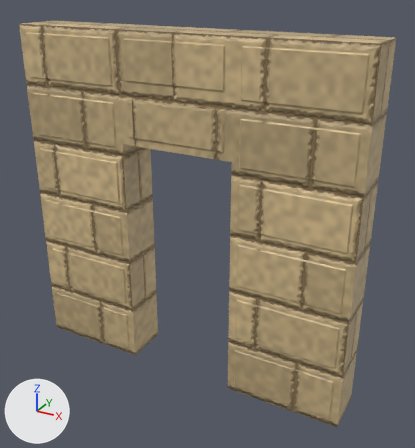
A saved change to the FBX model Assets/_Project/Models/BuildingKit/Kit_Stone/Kit_Stone_WallDoor.fbx.
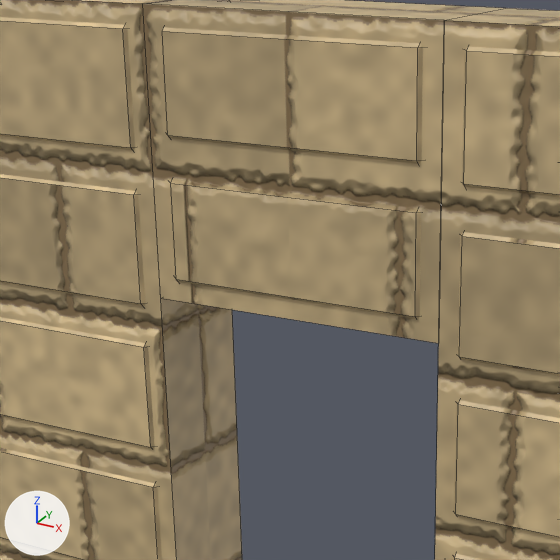
Each version appears first whole from a camera (50 mm lens) standing at (2.33, -3.89, 3.4) and looking at (0.16, 0.05, 1.43), and next in a close-up on the part from 14% to 67% of the width and 6% to 55% of the height. Every picture has the same lights, and +X, +Y and +Z are marked at lower left. The older version's two pictures come first. The close-ups show mesh edges as thin lines. Objects named as collision shapes, trigger or cutter boxes, shadow casters or lower levels of detail are left out. Where no turn or scale is listed for an object, it has been applied to the vertices.

Names of what the first close-up shows: 'Kit_Stone_WallDoor_LOD0'.
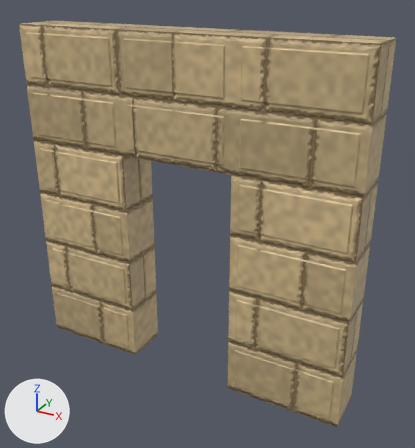
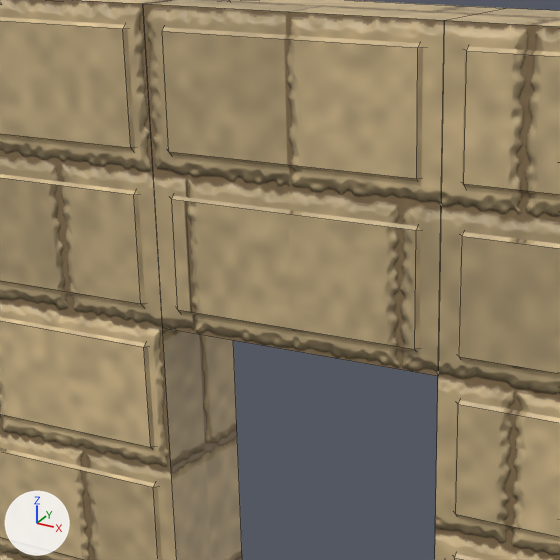
What differs and where, as boxes (x1, y1, x2, y2) in the close-ups (560 x 560 px; the box of a moved part takes in the faces that stretch with it):
```json
{"part": 1, "of": "me_kit_stone_walldoor_lod0", "change": "moved or reshaped", "before": [170, 180, 421, 319], "after": [171, 196, 421, 352]}
{"part": 2, "of": "me_kit_stone_walldoor_lod0", "change": "moved or reshaped", "before": [143, 4, 444, 343], "after": [143, 4, 444, 376]}
{"part": 3, "of": "me_kit_stone_walldoor_lod0", "change": "moved or reshaped", "before": [161, 31, 423, 164], "after": [161, 31, 423, 182]}
```

Scene script edits in JSON lines:
```json
{"block": "me_kit_stone_walldoor_lod0", "where": "me_kit_stone_walldoor_lod0.from_pydata(...)  # 356 vertices, 382 faces; spans x -1.5..1.5, y -0.21..0.21, z 0.0..3.0"}
{"block": "me_kit_stone_walldoor_lod0", "where": "# used by ob_kit_stone_walldoor_lod0; location = (0.0, 0.0, 0.0)"}
{"block": "me_kit_stone_walldoor_lod0", "where": "# verts and faces of me_kit_stone_walldoor_lod0; kept vertices keep their numbers, new ones are numbered from 356"}
{"block": "me_kit_stone_walldoor_lod0", "where": "# before: 302 (-0.5, -0.2, 2.1) at pixel (160, 298), 304 (-0.5, 0.2, 2.1), 306 (0.5, -0.2, 2.1) at pixel (438, 343), 307 (0.5, 0.2, 2.1)"}
{"block": "me_kit_stone_walldoor_lod0", "where": "# before: 332 (-0.43, -0.15, 2.56), 333 (-0.43, -0.21, 2.62) at pixel (167, 135), 334 (-0.49, -0.15, 2.62), 338 (-0.43, 0.15, 2.56), 339 (-0.49, 0.15, 2.62)"}
{"block": "me_kit_stone_walldoor_lod0", "where": "# before: 340 (-0.43, 0.21, 2.62), 344 (0.43, -0.15, 2.56), 345 (0.49, -0.15, 2.62), 346 (0.43, -0.21, 2.62) at pixel (416, 160), 350 (0.43, 0.15, 2.56)"}
{"block": "me_kit_stone_walldoor_lod0", "where": "# before: 351 (0.43, 0.21, 2.62), 352 (0.49, 0.15, 2.62)"}
{"block": "me_kit_stone_walldoor_lod0", "change": "me_kit_stone_walldoor_lod0 part 1: the loose piece of 24 vertices spanning x -0.49..0.49, y -0.21..0.21, z 2.11..2.54 is scaled about its middle by (1, 1, 1.14), then moved by (0.0, 0.0, -0.07)"}
{"block": "me_kit_stone_walldoor_lod0", "change": "me_kit_stone_walldoor_lod0 part 2"}
{"op": "add", "block": "me_kit_stone_walldoor_lod0", "code": "for i in [302, 304, 306, 307]: verts[i] += (0.0, 0.0, -0.1)"}
{"block": "me_kit_stone_walldoor_lod0", "change": "me_kit_stone_walldoor_lod0 part 3"}
{"op": "add", "block": "me_kit_stone_walldoor_lod0", "code": "for i in [332, 333, 334, 338, 339, 340, 344, 345, 346, 350, 351, 352]: verts[i] += (0.0, 0.0, -0.05)"}
```
